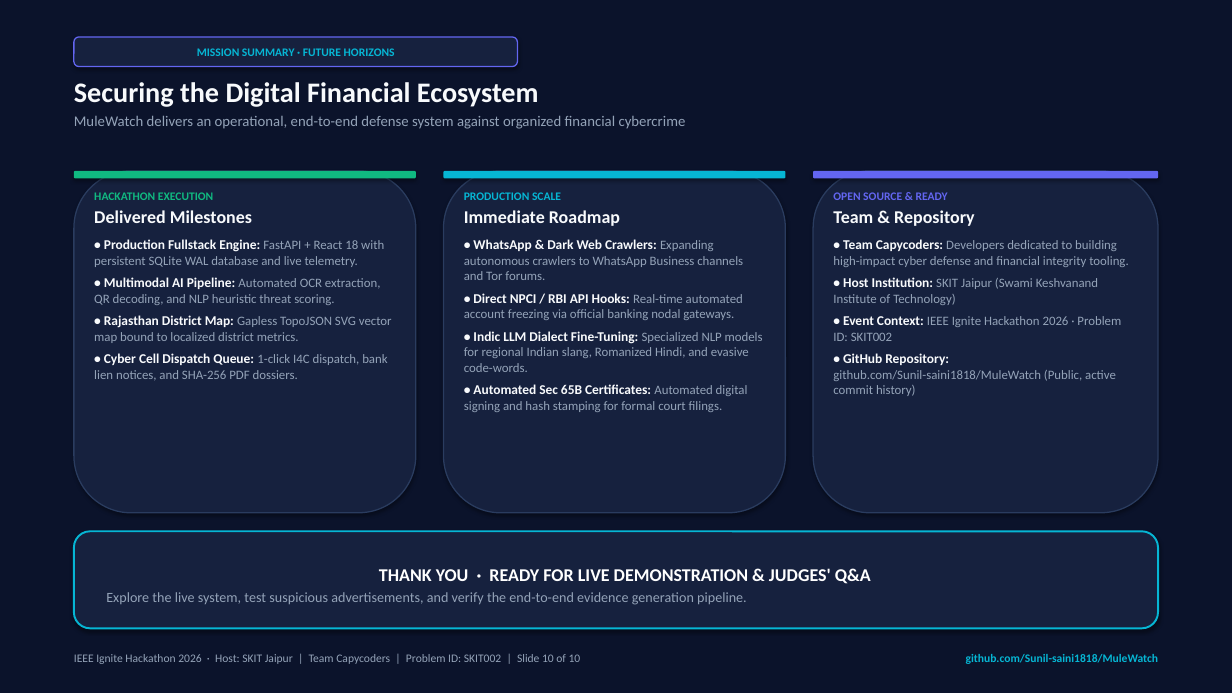
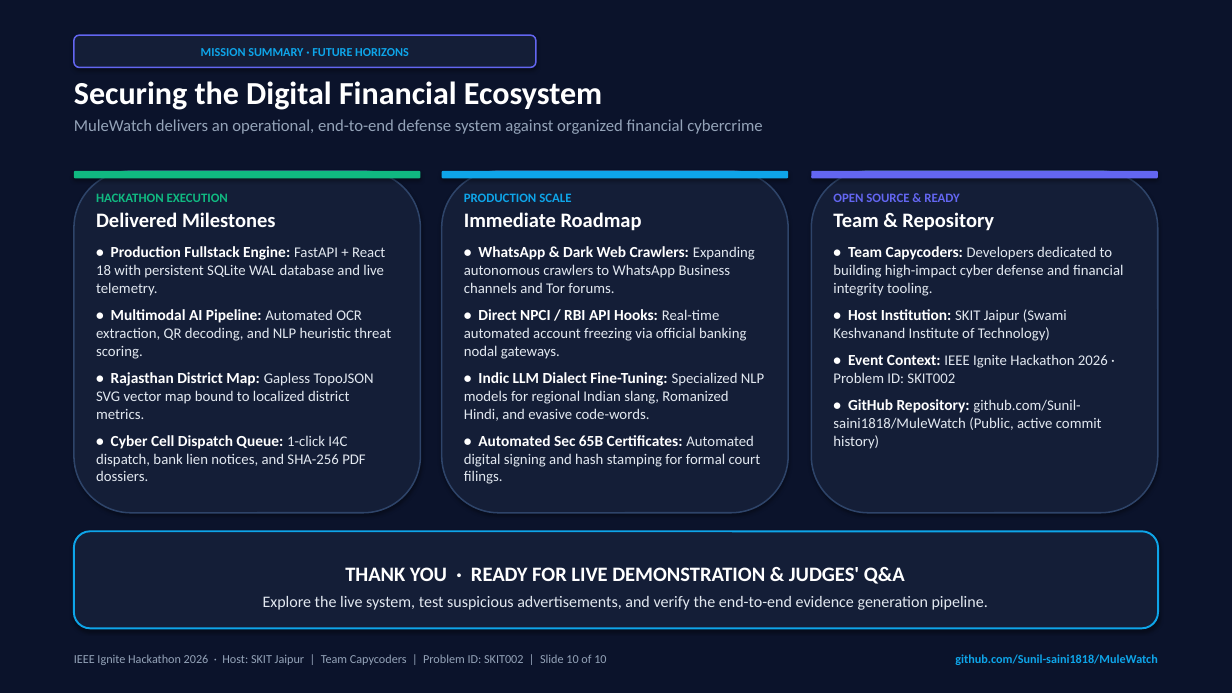
Before and after one commit to Sunil-saini1818/MuleWatch, a slide deck: slide 10 of MuleWatch_Presentation_IEEE_Ignite_2026.pptx. Drawn at 1232x693 pixels with LibreOffice and Linux fonts; fonts in the diff are those of the drawing. Boxes give left, top, right and bottom in pixels: in the first picture for what was removed or moved away, otherwise in the second. Text is boxed around its words. In the diff, an @@ line names an element or a change of style, - is before the commit and + after.

Commit message:
style: enhance typography, visibility, and layout alignment in pitch deck

```diff
--- a/MuleWatch_Presentation_IEEE_Ignite_2026.pptx
+++ b/MuleWatch_Presentation_IEEE_Ignite_2026.pptx
@@ rounded rectangle "MISSION SUMMARY · FUTURE HORIZONS": place and size @@
-rounded rectangle "MISSION SUMMARY · FUTURE HORIZONS" at [74, 37, 518, 67]
+rounded rectangle "MISSION SUMMARY · FUTURE HORIZONS" at [74, 35, 536, 67]
@@ rounded rectangle "MISSION SUMMARY · FUTURE HORIZONS" at [74, 35, 536, 67]: size 9 to 9.5 pt, text colour #06B6D4 to #0EA5E9; fill #16213E to #141E37; outline #6366F1 1 pt to #6366F1 1.2 pt @@
@@ text "Securing the Digital Financial Ecosystem" at [74, 81, 762, 134]: size 22 to 25 pt, text colour #F8FAFC to #FFFFFF in "Securing the Digital Financial Ecosystem"; size 11.5 to 13 pt in "MuleWatch delivers an operational, end-to-end defense system ..." @@
@@ rounded rectangle: place and size @@
-rounded rectangle at [74, 171, 416, 178]
+rounded rectangle at [74, 171, 421, 178]
@@ fill #16213E to #141E37; outline #2A3C5F 1 pt to #2E4469 1.2 pt in 3 elements at [811, 171, 1158, 513], [442, 171, 788, 513], [74, 171, 421, 513] @@
@@ rounded rectangle: place and size @@
-rounded rectangle at [74, 171, 416, 513]
+rounded rectangle at [74, 171, 421, 513]
@@ rounded rectangle at [442, 171, 788, 178]: fill #06B6D4 to #0EA5E9 @@
@@ text "HACKATHON EXECUTION" at [96, 193, 391, 481]: size 9 to 10 pt in "HACKATHON EXECUTION"; size 14 to 16 pt in "Delivered Milestones"; text colour #F8FAFC to #FFFFFF in "Delivered Milestones", "• Production Fullstack Engine:", "• Multimodal AI Pipeline:", "• Rajasthan District Map:" and 1 more places; size 10.5 to 12 pt in "• Production Fullstack Engine:", "• Multimodal AI Pipeline:", "• Rajasthan District Map:", "• Cyber Cell Dispatch Queue:"; size 10 to 11.5 pt, text colour #94A3B8 to #E2E8F0 in "FastAPI + React 18 with persistent SQLite ...", "Automated OCR extraction, QR decoding, and NLP ...", "Gapless TopoJSON SVG vector map bound to ...", "1-click I4C dispatch, bank lien notices, and ..."; more space between paragraphs @@
@@ text "PRODUCTION SCALE" at [464, 193, 764, 484]: size 9 to 10 pt, text colour #06B6D4 to #0EA5E9 in "PRODUCTION SCALE"; size 14 to 16 pt in "Immediate Roadmap"; text colour #F8FAFC to #FFFFFF in "Immediate Roadmap", "• WhatsApp & Dark Web Crawlers:", "• Direct NPCI / RBI API Hooks:", "• Indic LLM Dialect Fine-Tuning:" and 1 more places; size 10.5 to 12 pt in "• WhatsApp & Dark Web Crawlers:", "• Direct NPCI / RBI API Hooks:", "• Indic LLM Dialect Fine-Tuning:", "• Automated Sec 65B Certificates:"; size 10 to 11.5 pt, text colour #94A3B8 to #E2E8F0 in "Expanding autonomous crawlers to WhatsApp Business channels ...", "Real-time automated account freezing via official banking ...", "Specialized NLP models for regional Indian slang, ...", "Automated digital signing and hash stamping for ..."; more space between paragraphs @@
@@ text "OPEN SOURCE & READY" at [833, 193, 1124, 449]: size 9 to 10 pt in "OPEN SOURCE & READY"; size 14 to 16 pt in "Team & Repository"; text colour #F8FAFC to #FFFFFF in "Team & Repository", "• Team Capycoders:", "• Host Institution:", "• Event Context:" and 1 more places; size 10.5 to 12 pt in "• Team Capycoders:", "• Host Institution:", "• Event Context:", "• GitHub Repository:"; size 10 to 11.5 pt, text colour #94A3B8 to #E2E8F0 in "Developers dedicated to building high-impact cyber defense ...", "SKIT Jaipur (Swami Keshvanand Institute of Technology)", "IEEE Ignite Hackathon 2026 · Problem ID: ...", "github.com/Sunil-saini1818/MuleWatch (Public, active commit  ..."; more space between paragraphs @@
@@ rounded rectangle "THANK YOU · READY FOR ..." at [74, 531, 1158, 628]: size 14 to 16 pt in "THANK YOU · READY FOR LIVE DEMONSTRATION ..."; size 11 to 12.5 pt, text colour #94A3B8 to #E2E8F0 in "Explore the live system, test suspicious advertisements, ..."; alignment left to centre; more space between paragraphs; fill #16213E to #141E37; outline #06B6D4 1.5 pt to #0EA5E9 1.5 pt @@
@@ text "IEEE Ignite Hackathon 2026 · ..." at [74, 654, 606, 665]: size 9 to 9.5 pt @@
@@ text "github.com/Sunil-saini1818/MuleWatch" at [955, 654, 1157, 665]: size 9 to 9.5 pt, text colour #06B6D4 to #0EA5E9 @@
```
Also in this commit, not shown: 9 other slides changed, 1 other file.
